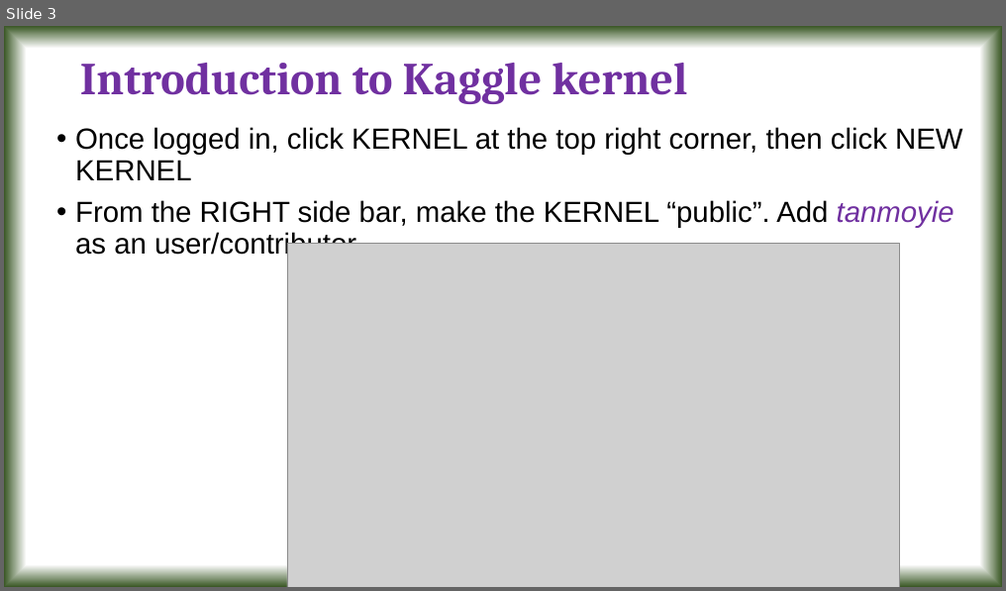
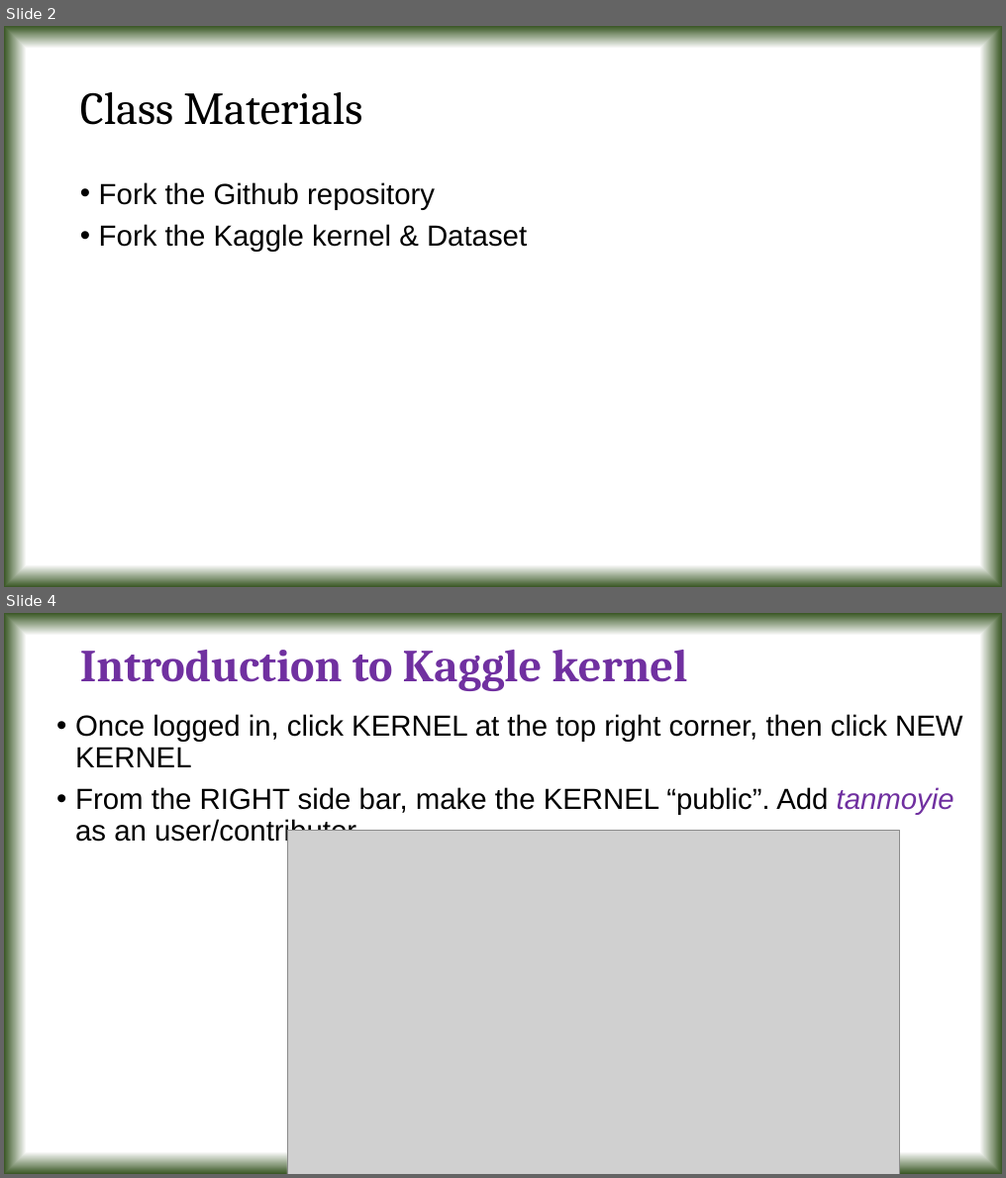
Before and after one commit to tanmoyie/Applied-Statistics, a slide deck: Projects & Dataset/Presentation on Python projects in Applied Statistics.pptx. Shown one above the other, each under a label of ours: slide 3 before the commit, slides 2 and 4 after it; the slides between them are not shown. The pictures are 1006x591 and 1006x1178 pixels, drawn with LibreOffice and Linux fonts; fonts in the diff are those of the drawing; grey boxes stand for pictures. Boxes give left, top, right and bottom in pixels: in the first picture for what was removed or moved away, otherwise in the second. Text is boxed around its words. In the diff, an @@ line names an element or a change of style, - is before the commit and + after.

```diff
--- a/Projects & Dataset/Presentation on Python projects in Applied Statistics.pptx
+++ b/Projects & Dataset/Presentation on Python projects in Applied Statistics.pptx
@@ slide 2 added at (4,26,1002,587), background gradient #FFFFFF to #385723 @@
@@ title added at (80,92,362,125), 44 pt, text #000000 @@
+Class Materials
@@ text added at (99,182,527,252), 28 pt, text #000000 @@
+• Fork the Github repository
+• Fork the Kaggle kernel & Dataset
@@ what was slide 3 is now slide 4 @@
```
Also in this commit, not shown: 3 slides changed, 8 other slides added, 2 other files.
